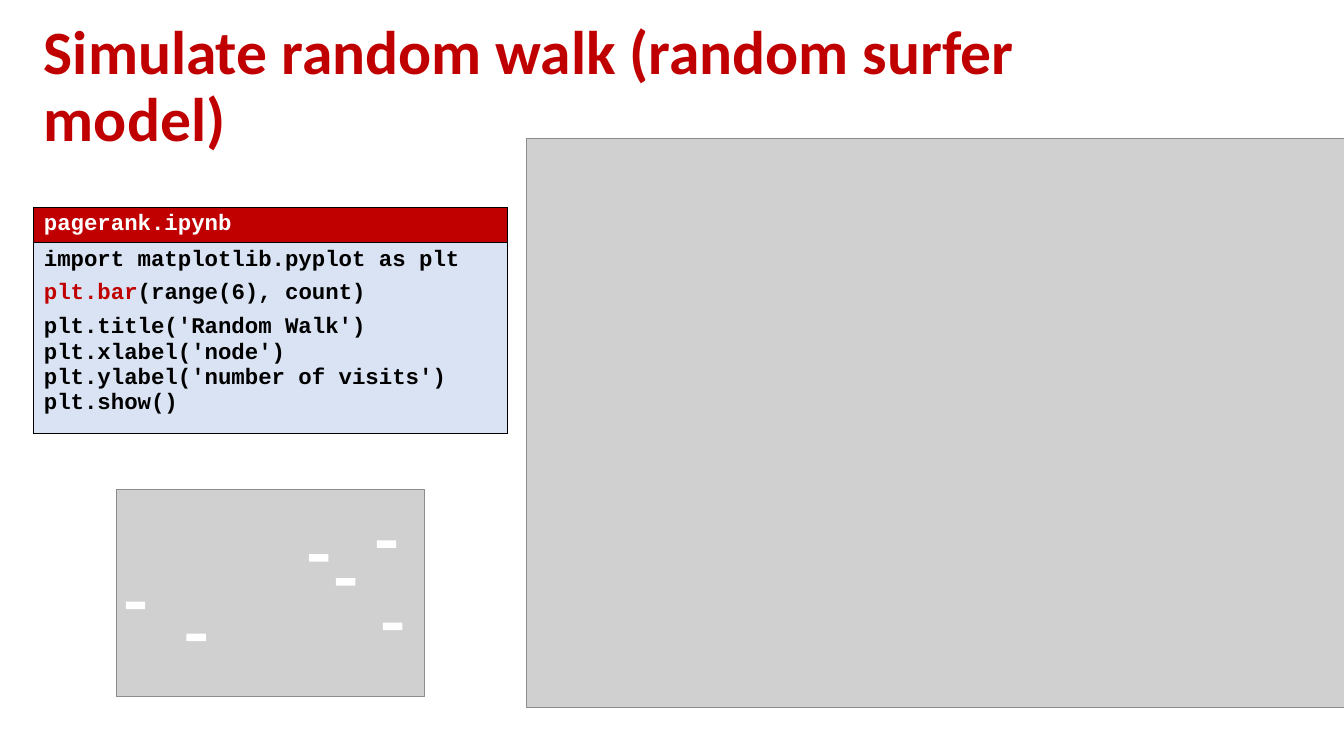
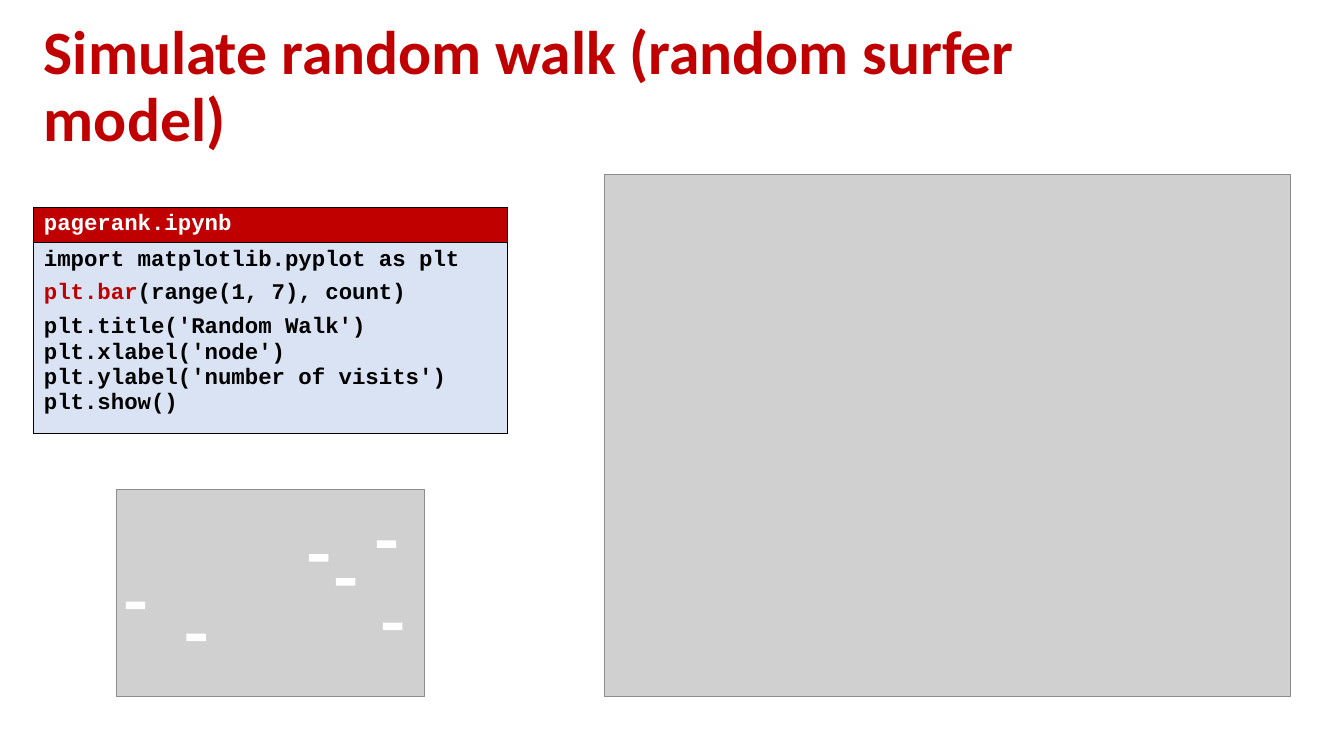
Before and after one commit to gsbrodal/gsbrodal.github.io, a slide deck: slide 9 of ipsa/slides/linear_programming.pptx. Drawn at 1344x756 pixels with LibreOffice and Linux fonts; fonts in the diff are those of the drawing; grey boxes stand for pictures. Boxes give left, top, right and bottom in pixels: in the first picture for what was removed or moved away, otherwise in the second. Text is boxed around its words. In the diff, an @@ line names an element or a change of style, - is before the commit and + after.

```diff
--- a/ipsa/slides/linear_programming.pptx
+++ b/ipsa/slides/linear_programming.pptx
@@ picture: place and size @@
-picture at [526, 138, 1344, 708]
+picture at [605, 174, 1291, 697]
@@ table at [34, 207, 508, 435] @@
-row 2, column 1: import matplotlib.pyplot as plt / plt.bar(range(6), count) / plt.title('Random Walk') / plt.xlabel('node') / plt.ylabel('number of visits') / plt.show()
+row 2, column 1: import matplotlib.pyplot as plt / plt.bar(range(1, 7), count) / plt.title('Random Walk') / plt.xlabel('node') / plt.ylabel('number of visits') / plt.show()
```
Also in this commit, not shown: 15 other slides changed, 3 slides added, 1 slide removed, 4 other files.
